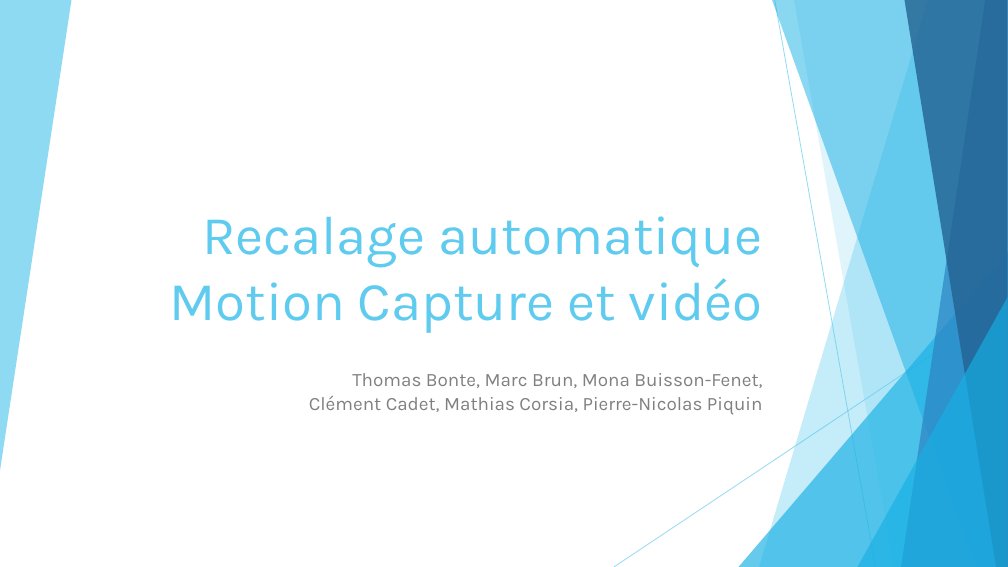
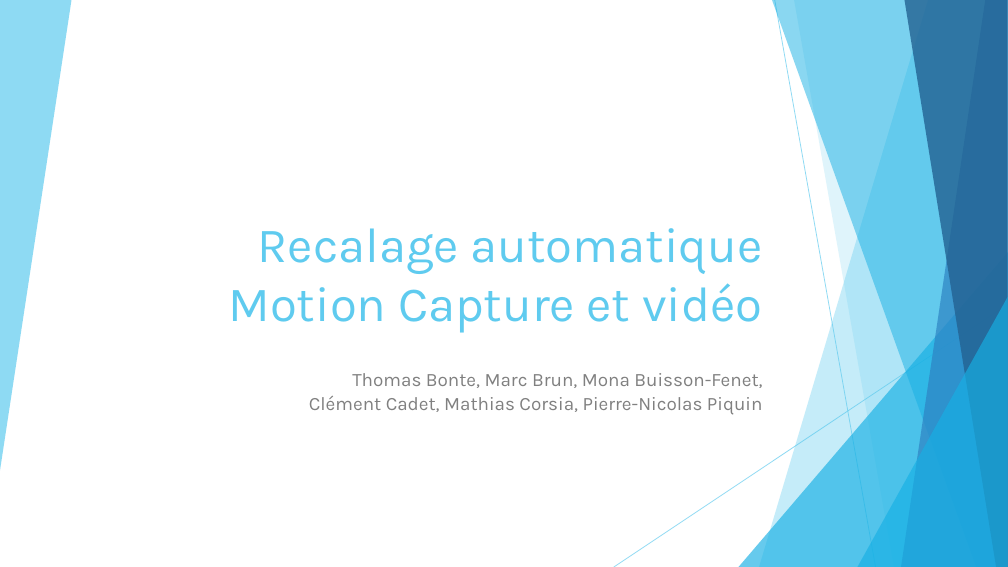
Before and after one commit to marc921/GesteIA, a slide deck: slide 1 of Présentation.pptx. Drawn at 1008x567 pixels with LibreOffice and Linux fonts; fonts in the diff are those of the drawing. Boxes give left, top, right and bottom in pixels: in the first picture for what was removed or moved away, otherwise in the second. Text is boxed around its words. In the diff, an @@ line names an element or a change of style, - is before the commit and + after.

```diff
--- a/Présentation.pptx
+++ b/Présentation.pptx
@@ title "Recalage automatique Motion Capture et ..." at [228,228,763,333]: size 52 to 46.8 pt @@
```
Also in this commit, not shown: 7 other slides changed, 3 slides added.
